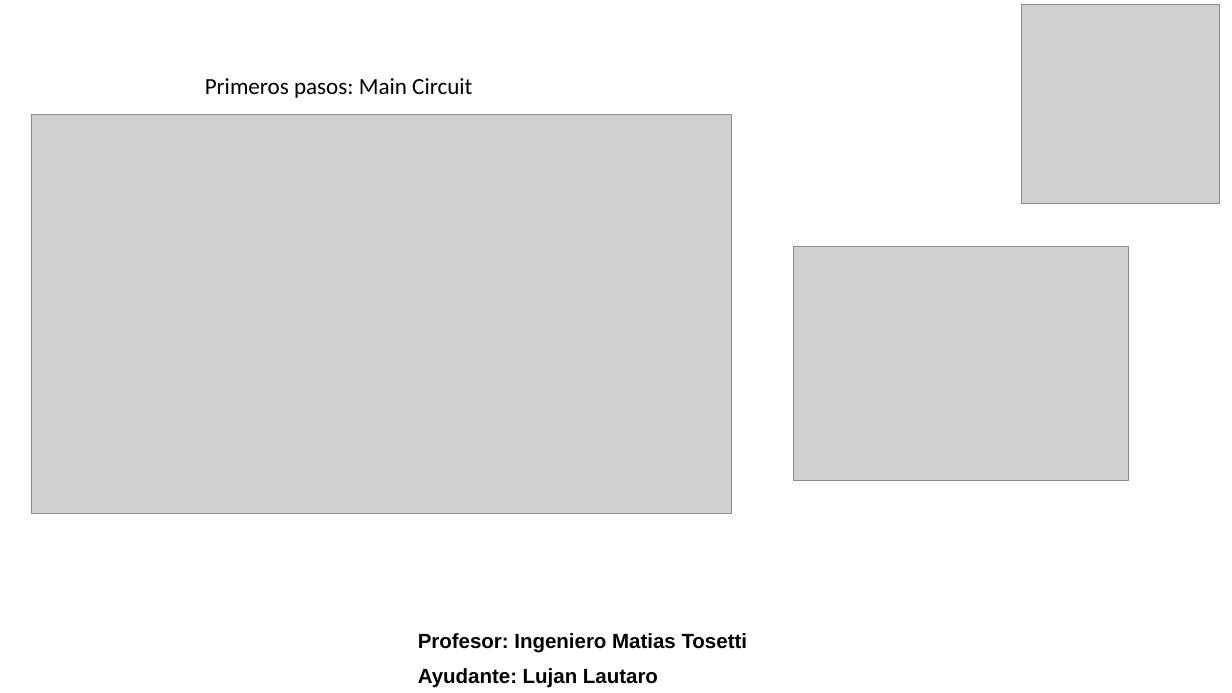
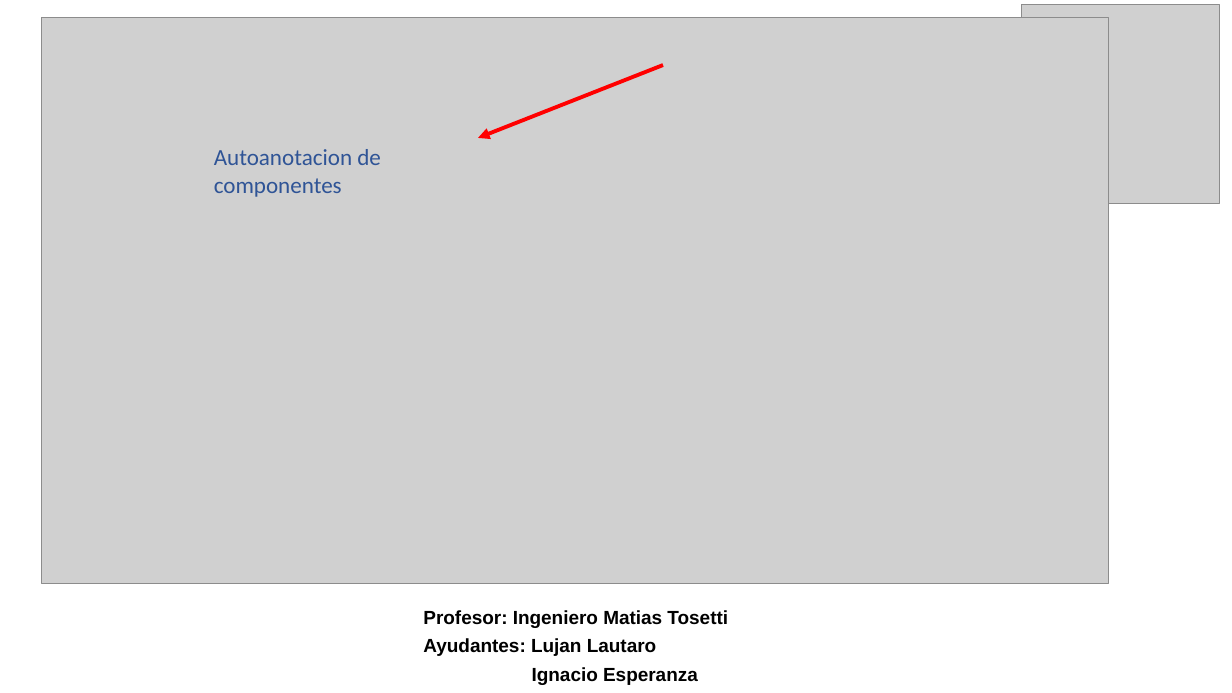
Before and after one commit to Lujham/Lab-de-Compu-1, a slide deck: slide 11 of Presentacion practica Lab de Compu 1.pptx. Drawn at 1232x693 pixels with LibreOffice and Linux fonts; fonts in the diff are those of the drawing; grey boxes stand for pictures. Boxes give left, top, right and bottom in pixels: in the first picture for what was removed or moved away, otherwise in the second. Text is boxed around its words. In the diff, an @@ line names an element or a change of style, - is before the commit and + after.

```diff
--- a/Presentacion practica Lab de Compu 1.pptx
+++ b/Presentacion practica Lab de Compu 1.pptx
@@ picture added at bbox=[42, 18, 1109, 583] @@
@@ text removed at bbox=[205, 78, 472, 98] @@
-Primeros pasos: Main Circuit
@@ arrow added from (664, 65) to (478, 138), #FF0000 3 pt @@
@@ picture removed at bbox=[31, 115, 732, 513] @@
@@ text added at bbox=[214, 149, 381, 197], 18 pt, text #2F5496 @@
+Autoanotacion de componentes
@@ picture removed at bbox=[794, 247, 1129, 481] @@
@@ text "Profesor: Ingeniero Matias Tosetti": place and size @@
-text "Profesor: Ingeniero Matias Tosetti" at bbox=[418, 633, 748, 688]
+text "Profesor: Ingeniero Matias Tosetti" at bbox=[423, 610, 728, 685]
@@ text at bbox=[423, 610, 728, 628]: size 16 to 14.8 pt in "Profesor: Ingeniero Matias Tosetti"; line spacing 0.9 to 0.7; less space between paragraphs @@
@@ text at bbox=[423, 638, 698, 685]: text changed; size 16 to 14.8 pt @@
-Ayudante: Lujan Lautaro
+Ayudantes: Lujan Lautaro
+Ignacio Esperanza
```
Also in this commit, not shown: 15 other slides changed, 27 slides added.
